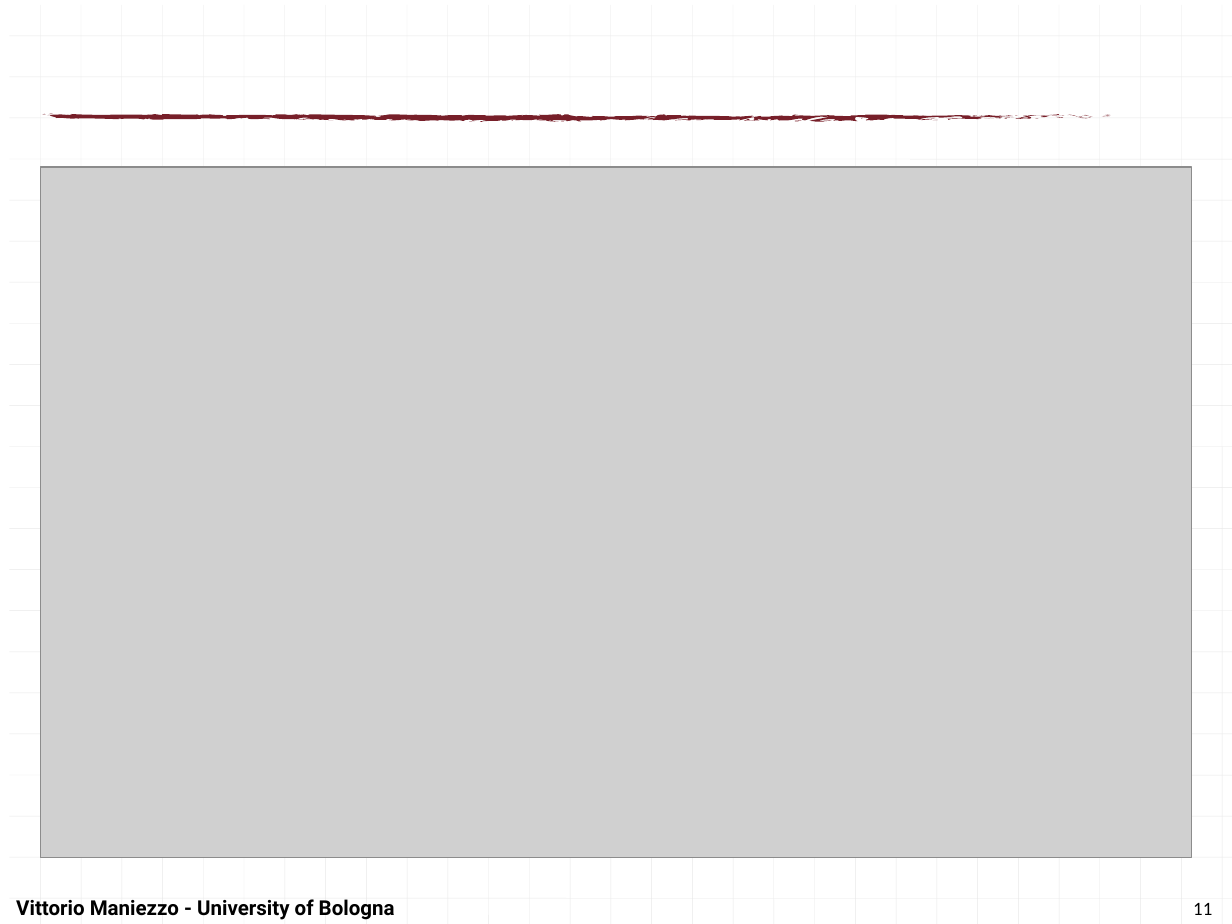
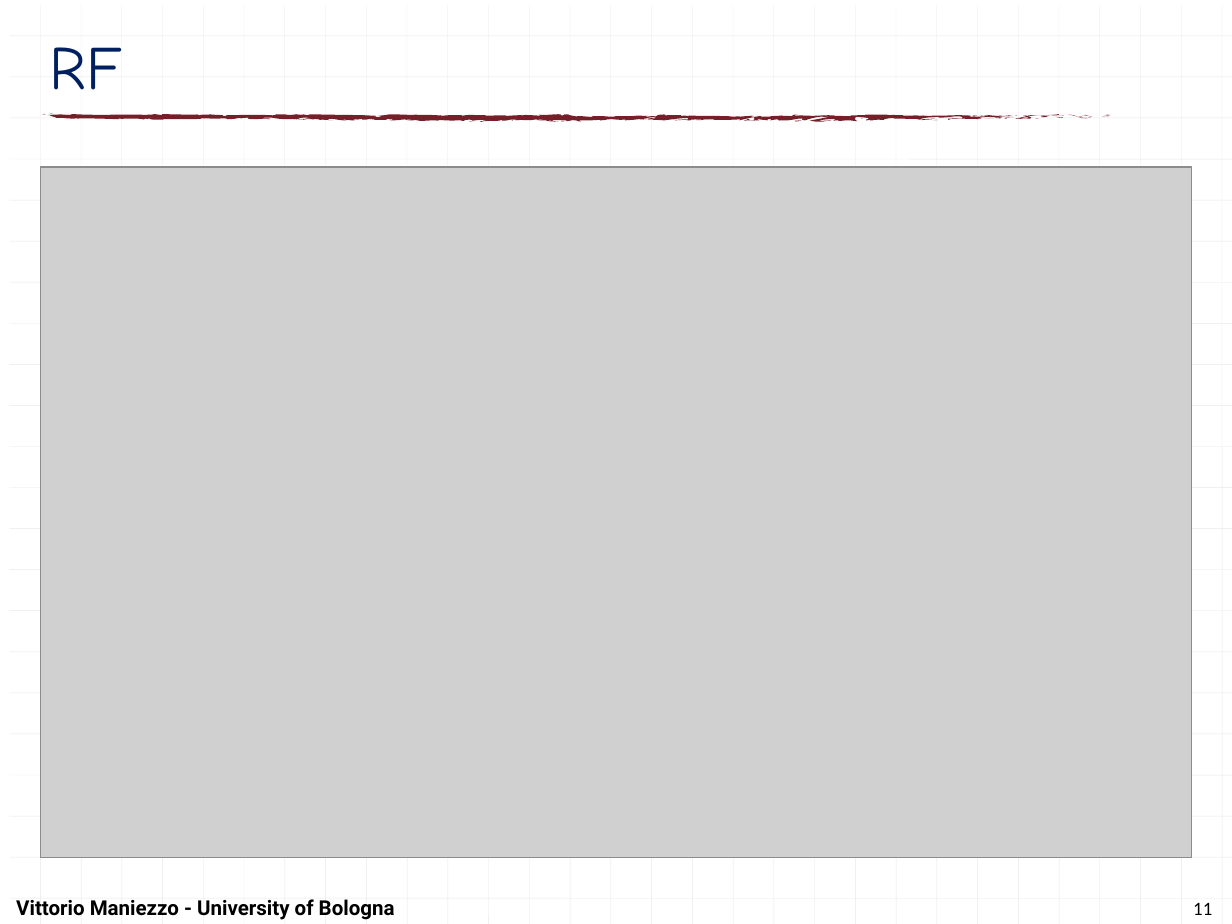
Before and after one commit to maniezzo/segmentation, a slide deck: slide 11 of doc/IOCFC26/forecastSegmentation.pptx. Drawn at 1232x924 pixels with LibreOffice and Linux fonts; fonts in the diff are those of the drawing; grey boxes stand for pictures. Boxes give left, top, right and bottom in pixels: in the first picture for what was removed or moved away, otherwise in the second. Text is boxed around its words. In the diff, an @@ line names an element or a change of style, - is before the commit and + after.

```diff
--- a/doc/IOCFC26/forecastSegmentation.pptx
+++ b/doc/IOCFC26/forecastSegmentation.pptx
@@ title added at bbox=[50, 47, 122, 90], 36 pt, text #002060 @@
+RF
```
Also in this commit, not shown: 9 other slides changed, 12 other files.
